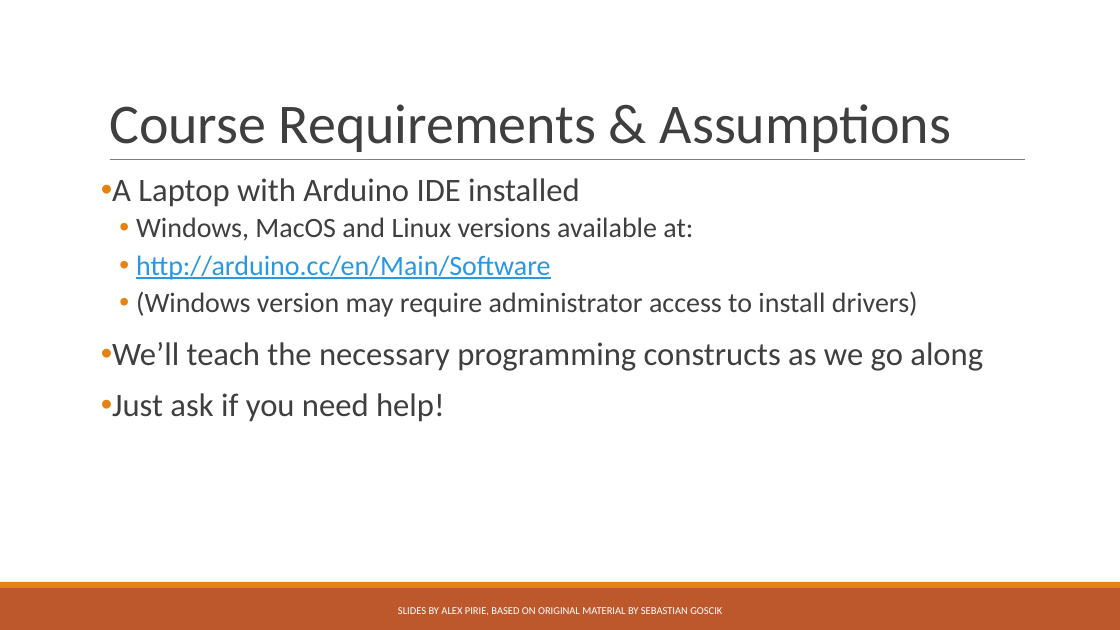
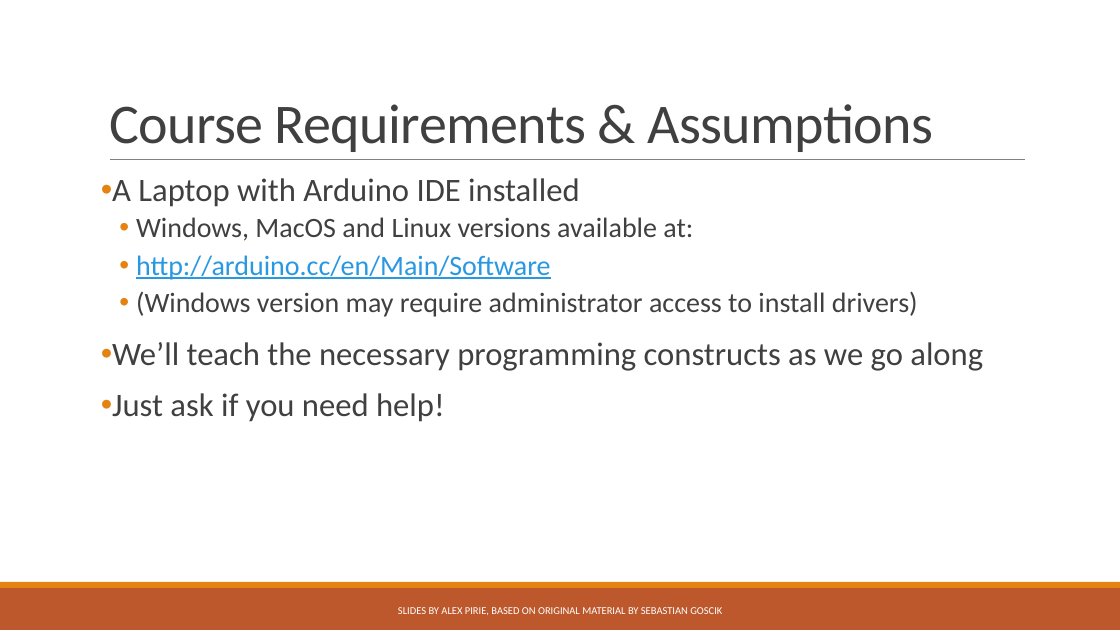
Before and after one commit to SJ-Innovation/SurreyEARS_ArduinoCourse_2018, a slide deck: slide 3 of Lecture 1 - Arduino Basics.pptx. Drawn at 1120x630 pixels with LibreOffice and Linux fonts; fonts in the diff are those of the drawing. Boxes give left, top, right and bottom in pixels: in the first picture for what was removed or moved away, otherwise in the second. Text is boxed around its words. In the diff, an @@ line names an element or a change of style, - is before the commit and + after.

```diff
--- a/Lecture 1 - Arduino Basics.pptx
+++ b/Lecture 1 - Arduino Basics.pptx
@@ title "Course Requirements & Assumptions" at (x1=109, y1=104, x2=933, y2=152): text colour #3F3F3F to #404040, letter spacing 0 to -0.5 pt @@
```
Also in this commit, not shown: 22 other slides changed, 9 other files.
